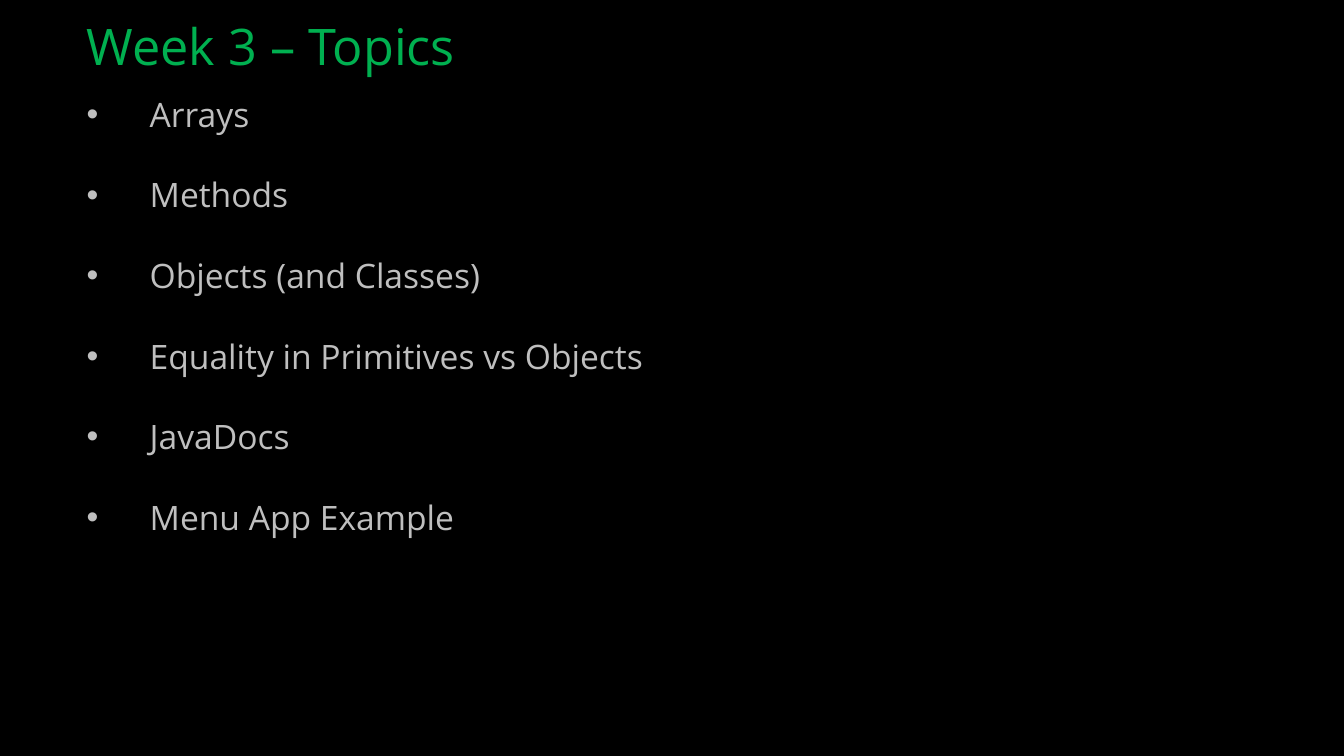
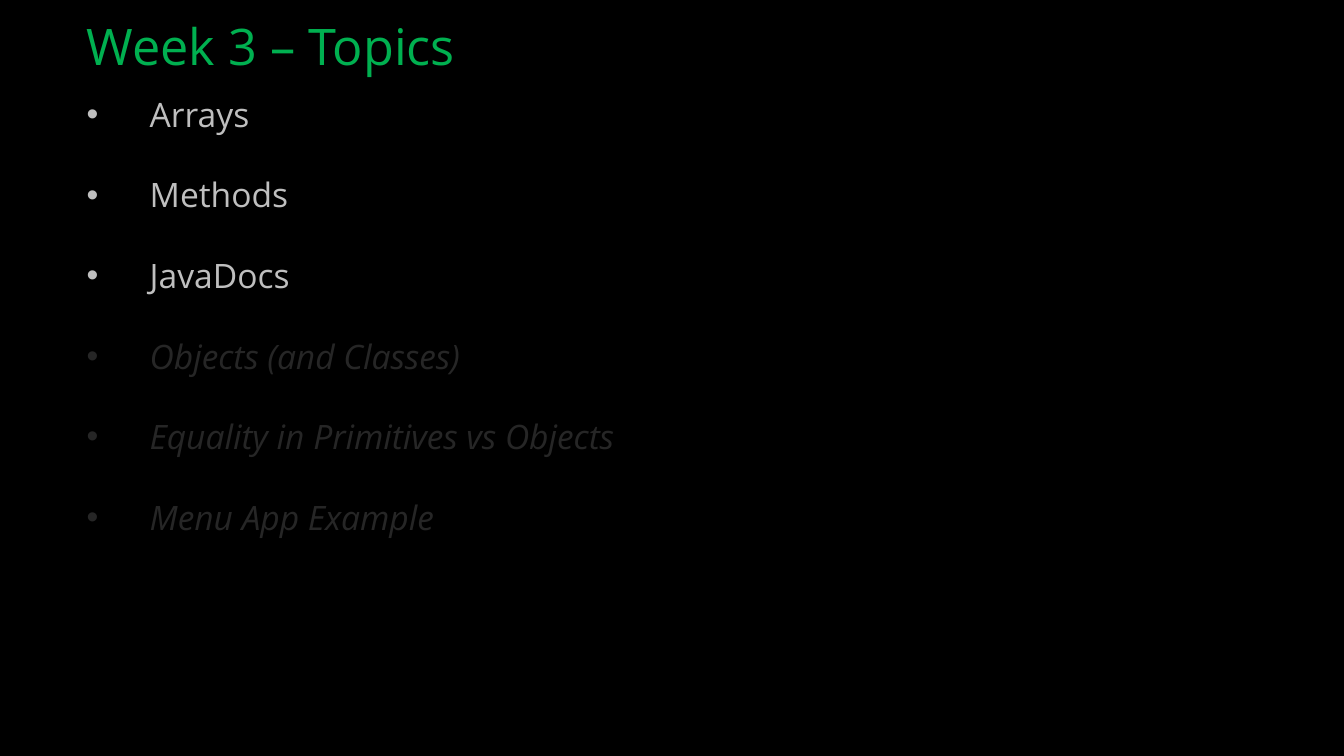
Before and after one commit to ckiefriter1/PT-BESD, a slide deck: slide 1 of Week3/BESD Week 3.pptx. Drawn at 1344x756 pixels with LibreOffice and Linux fonts; fonts in the diff are those of the drawing. Boxes give left, top, right and bottom in pixels: in the first picture for what was removed or moved away, otherwise in the second. Text is boxed around its words. In the diff, an @@ line names an element or a change of style, - is before the commit and + after.

Commit message:
end of class

```diff
--- a/Week3/BESD Week 3.pptx
+++ b/Week3/BESD Week 3.pptx
@@ text at (x1=150, y1=264, x2=290, y2=294): paragraph added @@
+• JavaDocs
@@ text at (x1=150, y1=333, x2=614, y2=541): text colour #BFBFBF to #262626, italic on in "Objects (and Classes)", "Equality in Primitives vs Objects", "Menu App Example" @@
@@ text at (x1=150, y1=425, x2=290, y2=455): paragraph removed @@
-• JavaDocs
```
Also in this commit, not shown: 2 other slides changed, 16 other files.
